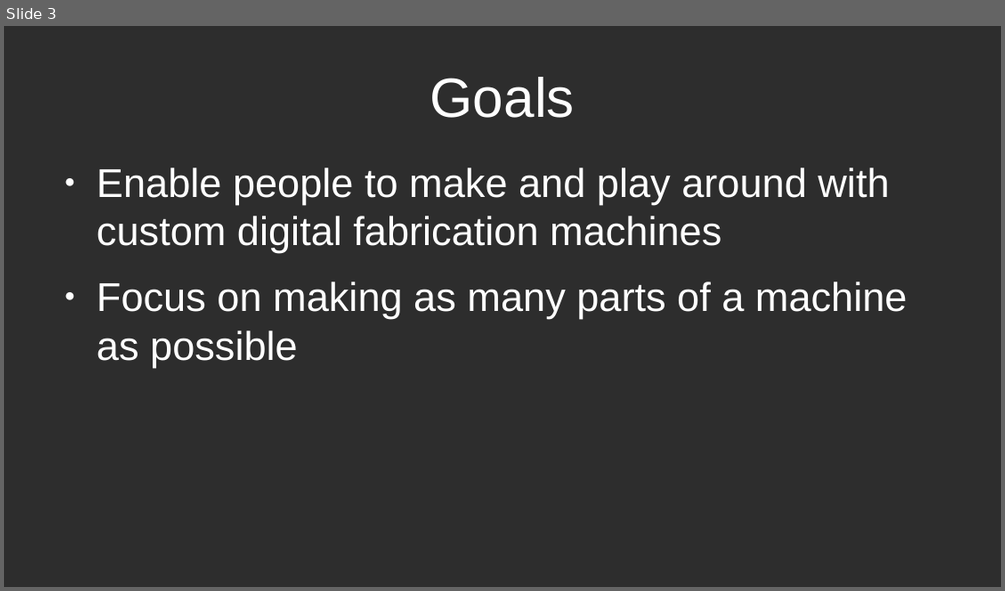
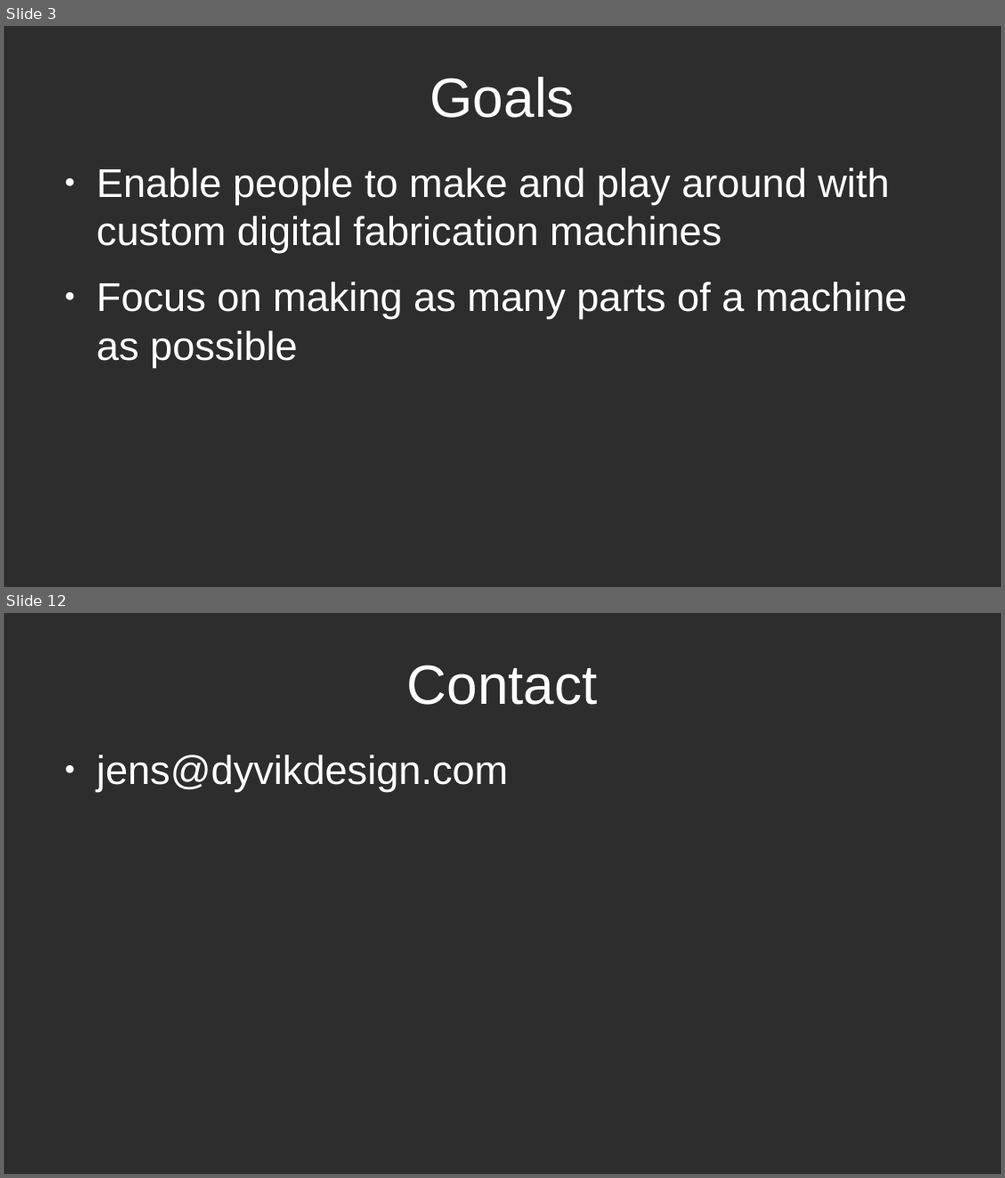
Before and after one commit to Fabricatable-Machines/Media, a slide deck: presenations/fab-academy-machine-recitation-2022-jens-dyvik.odp. Shown one above the other, each under a label of ours: slide 3 before the commit, slides 3 and 12 after it; the slides between them are not shown. The pictures are 1005x591 and 1005x1178 pixels, drawn with LibreOffice and Linux fonts; fonts in the diff are those of the drawing. Boxes give left, top, right and bottom in pixels: in the first picture for what was removed or moved away, otherwise in the second. Text is boxed around its words. In the diff, an @@ line names an element or a change of style, - is before the commit and + after.

```diff
--- a/presenations/fab-academy-machine-recitation-2022-jens-dyvik.odp
+++ b/presenations/fab-academy-machine-recitation-2022-jens-dyvik.odp
@@ slide 12 added at (4,613,1001,1174), background #2D2D2D @@
@@ title added at (407,665,598,705), 44 pt, text #FFFFFF @@
+Contact
@@ text added at (97,755,508,792), 32 pt, text #FFFFFF @@
+● jens@dyvikdesign.com
```
Also in this commit, not shown: 5 slides changed, 4 other slides added, 2 slides removed, 2 other files.
